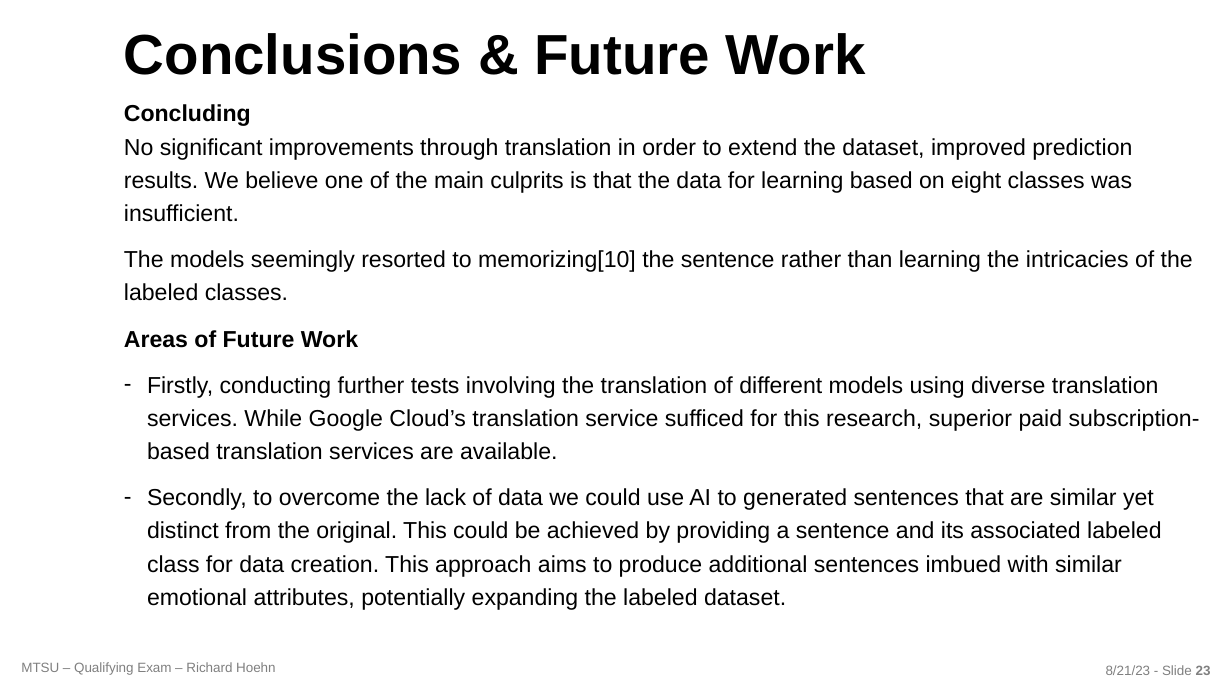
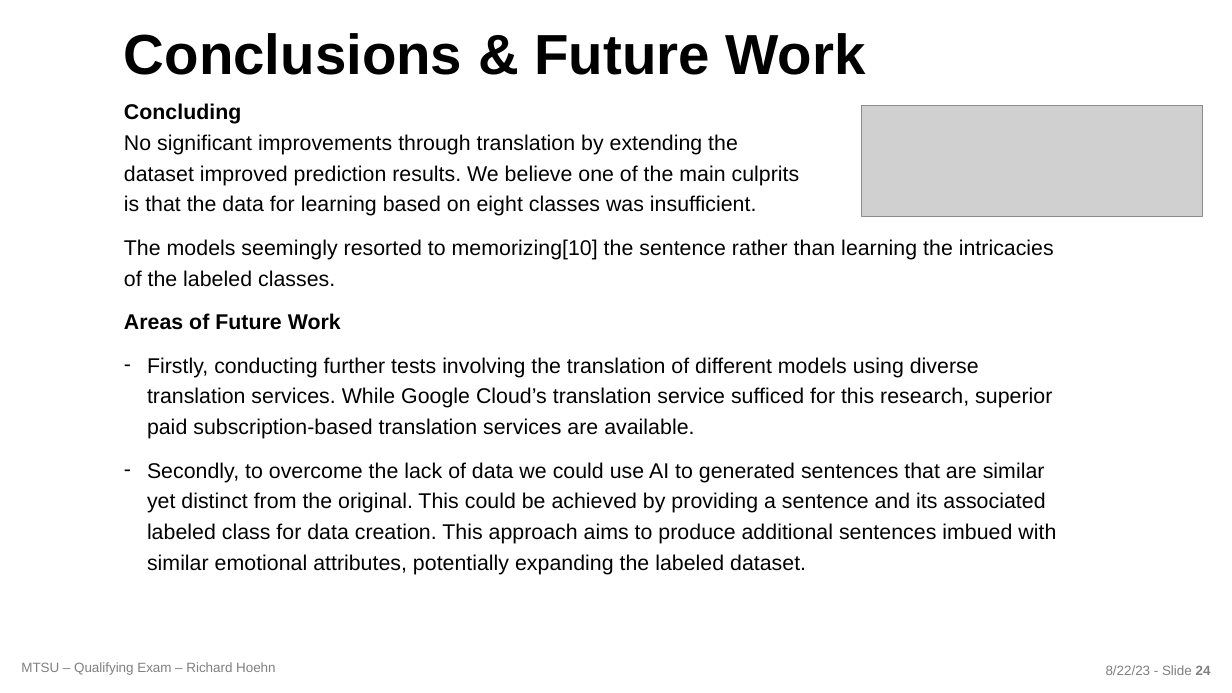
Before and after one commit to richardhoehn/mtsu.coms.qualifying-exam, a slide deck: slide 24 of presentation/COMS_Qualifying_Exam-2023-08-21.pptx (slide 23 before the commit). Drawn at 1232x693 pixels with LibreOffice and Linux fonts; fonts in the diff are those of the drawing; grey boxes stand for pictures; background and template pictures are left out. Boxes give left, top, right and bottom in pixels: in the first picture for what was removed or moved away, otherwise in the second. Text is boxed around its words. In the diff, an @@ line names an element or a change of style, - is before the commit and + after.

```diff
--- a/presentation/COMS_Qualifying_Exam-2023-08-21.pptx
+++ b/presentation/COMS_Qualifying_Exam-2023-08-21.pptx
@@ text at bbox=[124, 103, 800, 216]: text changed; size 18 to 16.6 pt @@
-Concluding
-No significant improvements through translation in order to extend the dataset, improved prediction results. We believe one of the main culprits is that the data for learning based on eight classes was insufficient.
+Concluding
+No significant improvements through translation by extending the
+dataset improved prediction results. We believe one of the main culprits
+is that the data for learning based on eight classes was insufficient.
@@ picture added at bbox=[862, 105, 1203, 216] @@
@@ text at bbox=[124, 239, 1056, 575]: size 18 to 16.6 pt in "The models seemingly resorted to memorizing[10] the ...", "Areas of Future Work", "Firstly, conducting further tests involving the translation ...", "Secondly, to overcome the lack of data ..." @@
@@ text at bbox=[1106, 665, 1211, 675]: text changed @@
-8/21/23 - Slide 23
+8/22/23 - Slide 24
```
Also in this commit, not shown: 16 other slides changed, 1 slide added, 5 other files.
